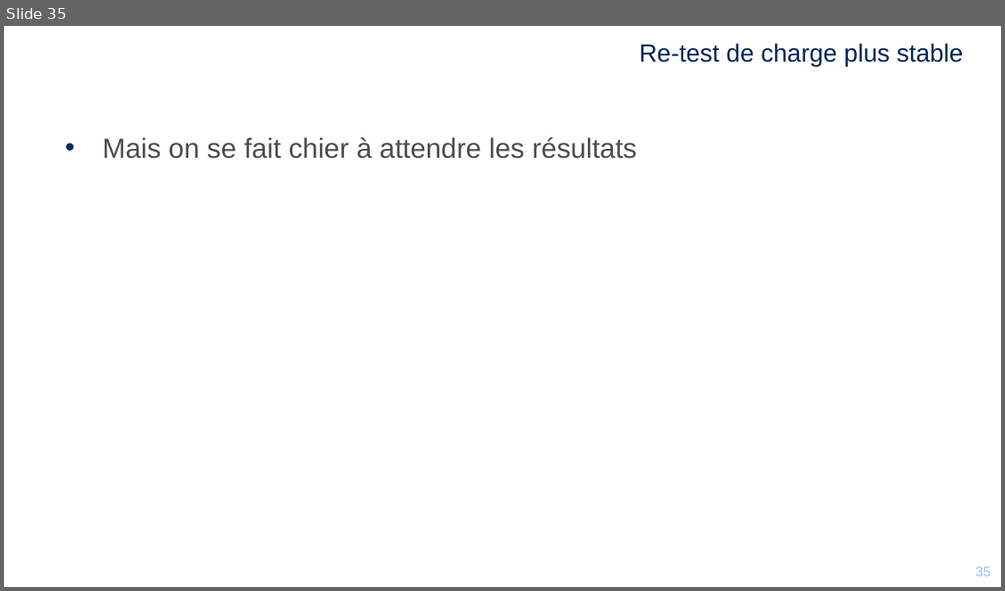
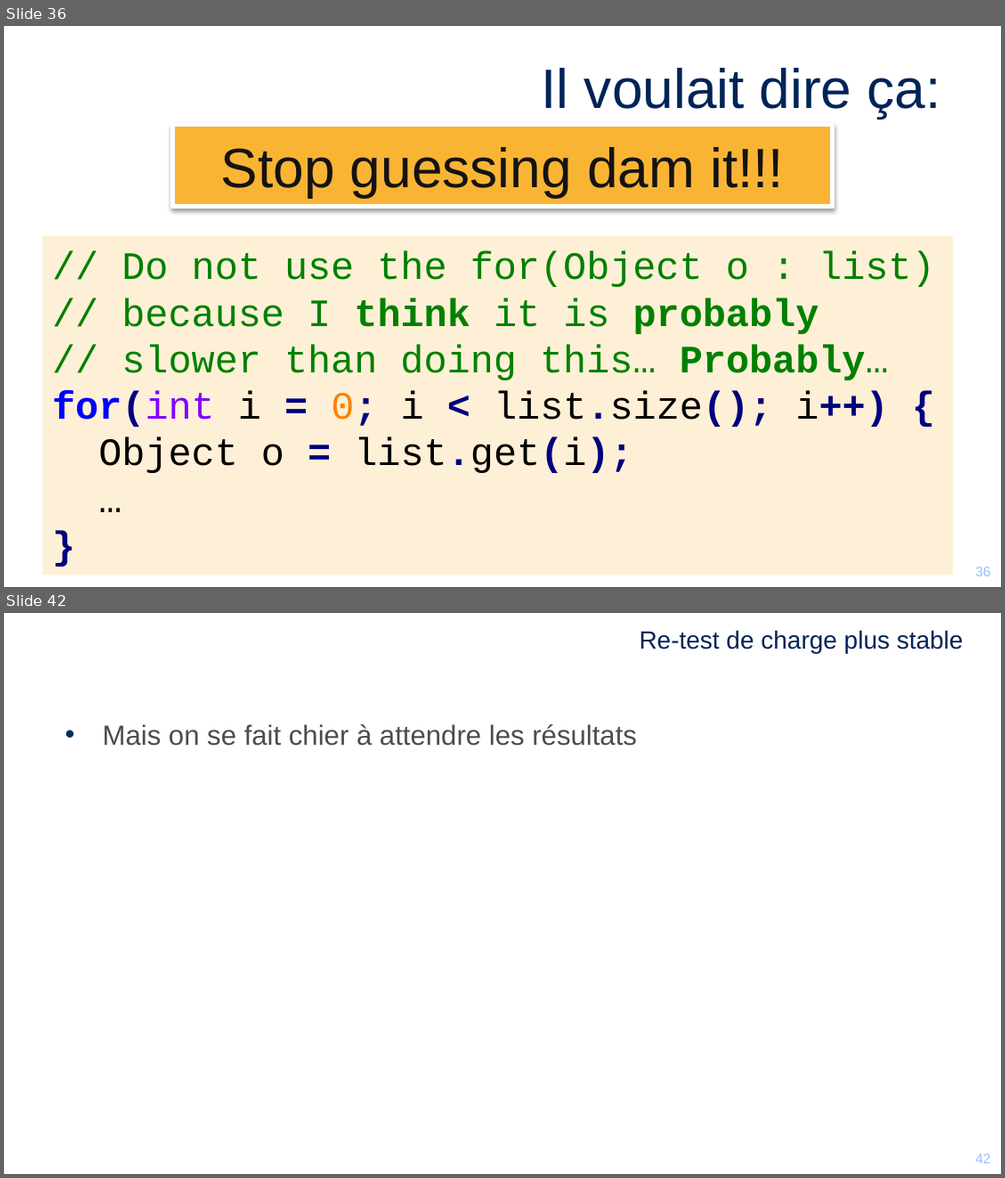
Before and after one commit to mikrob/perfuniversity, a slide deck: PerfUniversity.pptx. Shown one above the other, each under a label of ours: slide 35 before the commit, slides 36 and 42 after it; the slides between them are not shown. The pictures are 1005x591 and 1005x1178 pixels, drawn with LibreOffice and Linux fonts; fonts in the diff are those of the drawing; background and template pictures are left out. Boxes give left, top, right and bottom in pixels: in the first picture for what was removed or moved away, otherwise in the second. Text is boxed around its words. In the diff, an @@ line names an element or a change of style, - is before the commit and + after.

```diff
--- a/PerfUniversity.pptx
+++ b/PerfUniversity.pptx
@@ slide 36 added at [4, 26, 1001, 587], background #FFFFFF; not listed: 2 template elements that a slide beside it also shows @@
@@ title added at [542, 68, 941, 118], 40 pt, text #002458 @@
+Il voulait dire ça:
@@ rectangle added at [172, 125, 832, 207], fill #FAB434, outline #FFFFFF 3 pt, 40 pt, text #141313 @@
+Stop guessing dam it!!!
@@ rectangle added at [43, 235, 953, 574], fill #FEF0D6, 28 pt, text #008000 @@
+// Do not use the for(Object o : list)
+// because I think it is probably
+// slower than doing this… Probably…
+for(int i = 0; i < list.size(); i++) {
+Object o = list.get(i);
+…
+}
@@ what was slide 35 is now slide 42 @@
@@ page number at [967, 1153, 982, 1163]: text changed @@
-35
+42
@@ page number at [975, 1153, 990, 1163]: text changed @@
-35
+42
```
Also in this commit, not shown: 7 other slides added.
